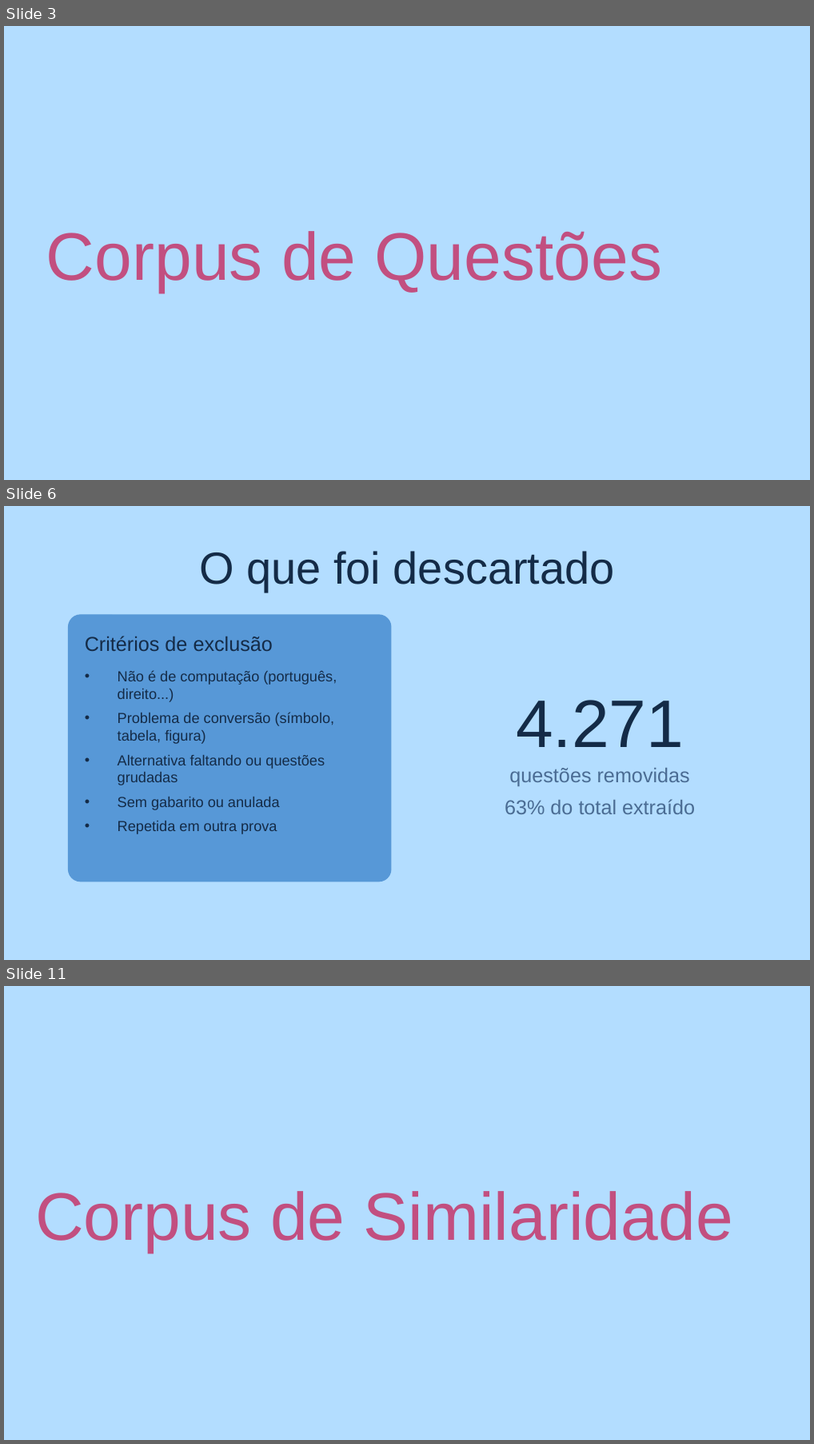
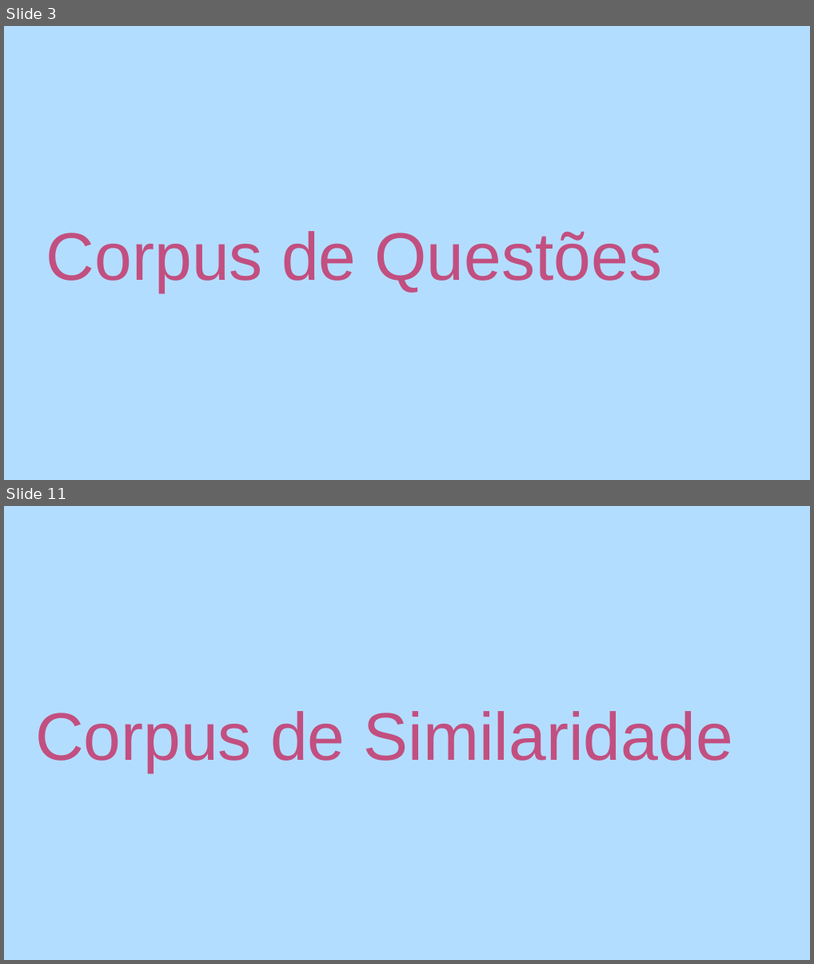
Before and after one commit to barbaradasilvadapper/T1-PLN, a slide deck: entregaveis/Trabalho1_PLN.pptx. Shown one above the other, each under a label of ours: slides 3, 6 and 11 before the commit, slides 3 and 11 after it; the slides between them are not shown. The pictures are 814x1444 and 814x964 pixels, drawn with LibreOffice and Linux fonts; fonts in the diff are those of the drawing. Boxes give left, top, right and bottom in pixels: in the first picture for what was removed or moved away, otherwise in the second. Text is boxed around its words. In the diff, an @@ line names an element or a change of style, - is before the commit and + after.

```diff
--- a/entregaveis/Trabalho1_PLN.pptx
+++ b/entregaveis/Trabalho1_PLN.pptx
@@ slide 6 removed at [4,506,810,960], background #B3DDFF @@
@@ text removed at [199,551,615,592] @@
-O que foi descartado
@@ rounded rectangle removed at [69,615,391,881] @@
@@ text removed at [85,636,273,651] @@
-Critérios de exclusão
@@ text removed at [118,670,337,834] @@
-• Não é de computação (português, direito...)
-• Problema de conversão (símbolo, tabela, figura)
-• Alternativa faltando ou questões grudadas
-• Sem gabarito ou anulada
-• Repetida em outra prova
@@ text removed at [516,700,684,747] @@
-4.271
@@ text removed at [510,768,690,786] @@
-questões removidas
@@ text removed at [505,799,695,814] @@
-63% do total extraído
```
Also in this commit, not shown: 16 slides changed, 3 slides added, 2 other slides removed, 3 other files.
